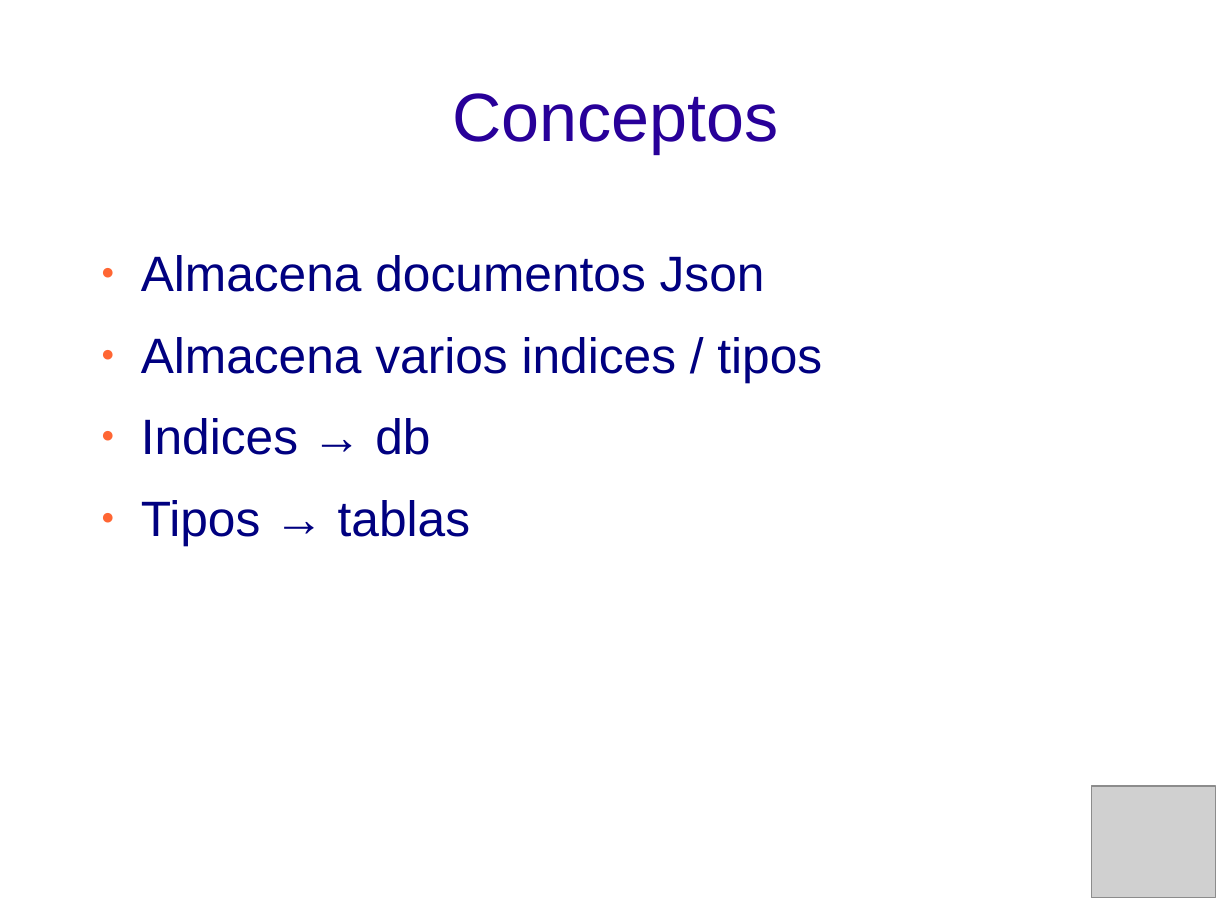
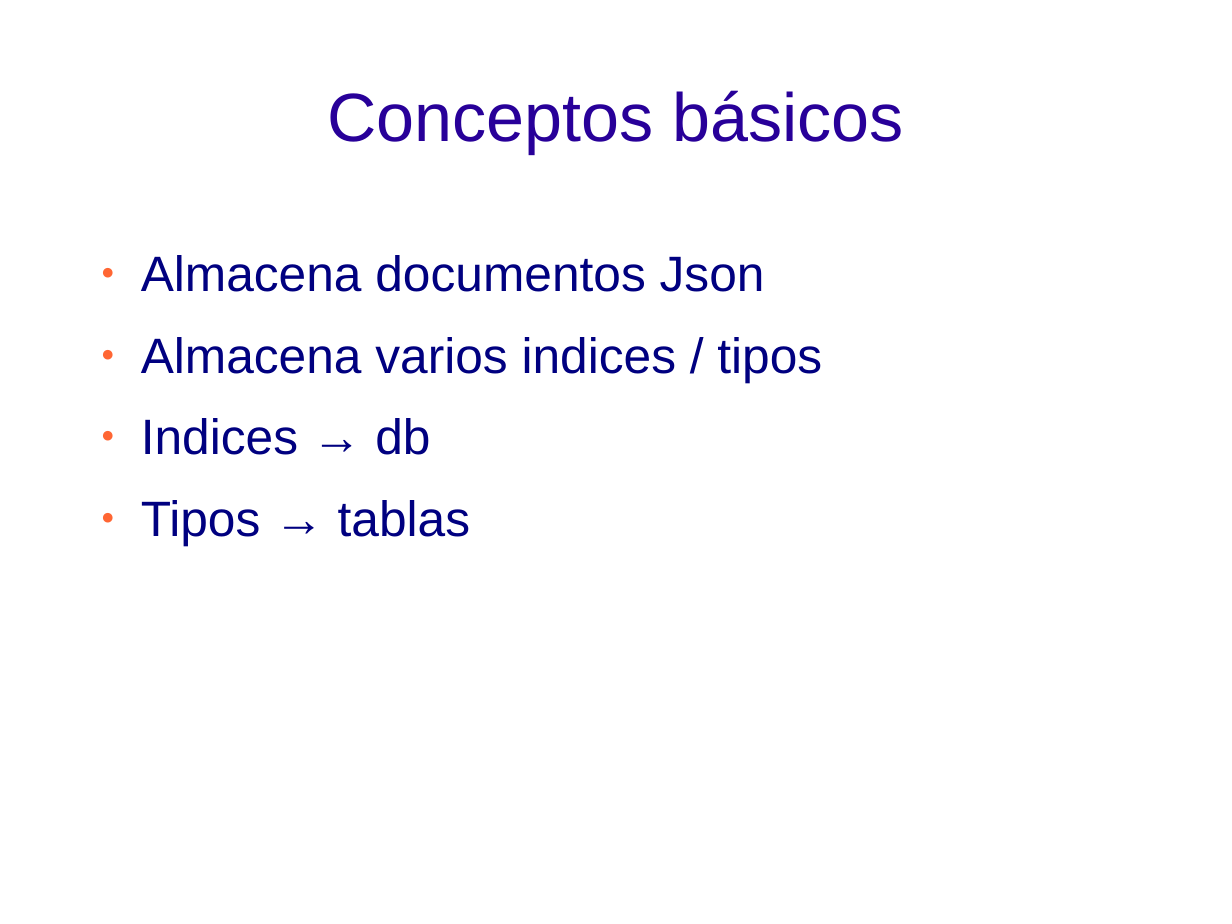
Before and after one commit to davidsf/charla_elasticsearch, a slide deck: slide 8 of elasticsearch.odp (slide 4 before the commit). Drawn at 1232x924 pixels with LibreOffice and Linux fonts; fonts in the diff are those of the drawing; grey boxes stand for pictures; background and template pictures are left out. Boxes give left, top, right and bottom in pixels: in the first picture for what was removed or moved away, otherwise in the second. Text is boxed around its words. In the diff, an @@ line names an element or a change of style, - is before the commit and + after.

```diff
--- a/elasticsearch.odp
+++ b/elasticsearch.odp
@@ title at (327, 90, 903, 153): text changed @@
-Conceptos
+Conceptos básicos
@@ picture removed at (1091, 786, 1215, 898) @@
```
Also in this commit, not shown: 6 other slides changed, 10 slides added, 3 slides removed.
